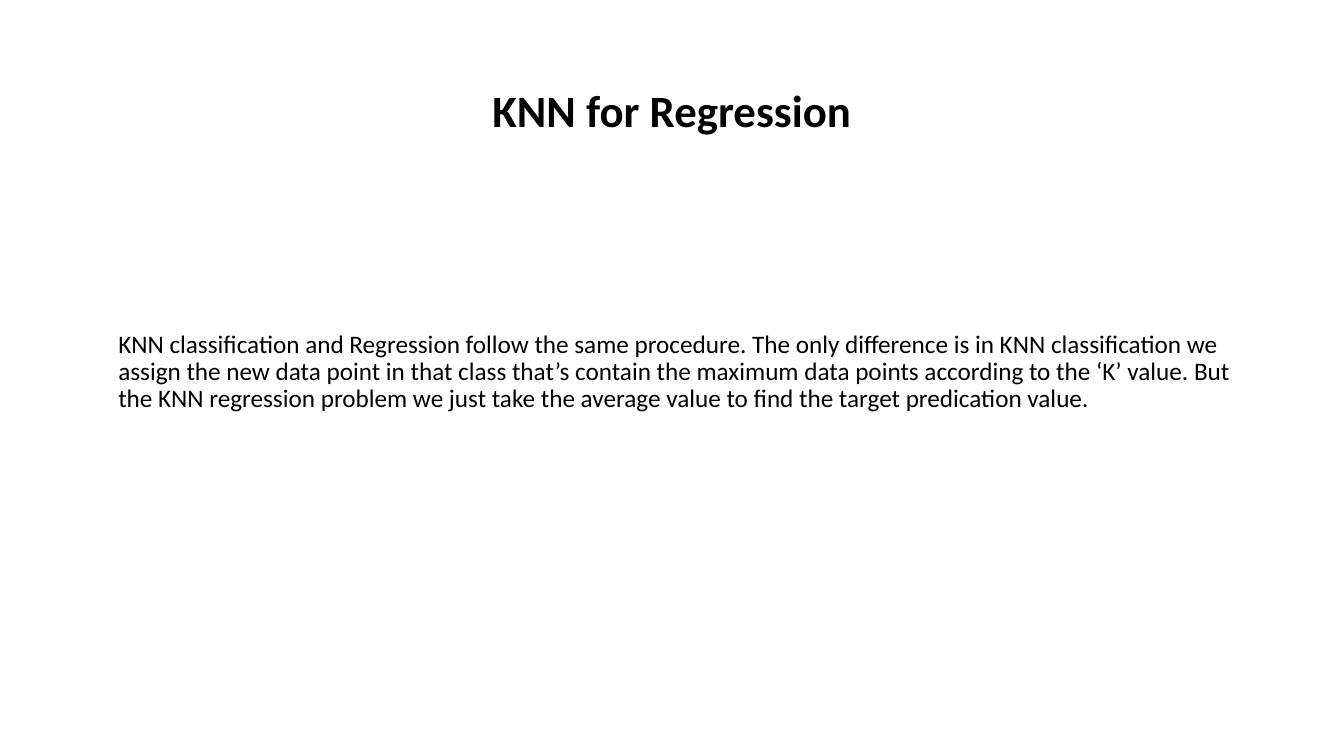
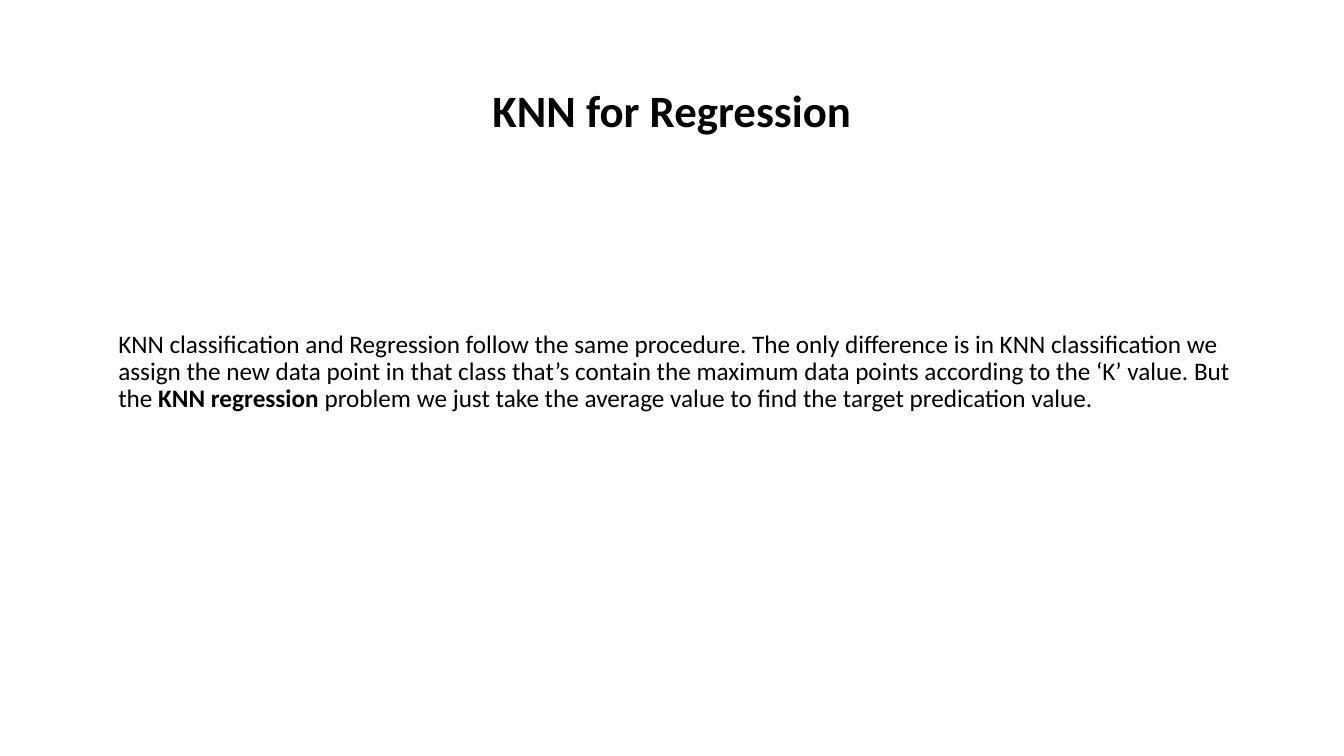
Before and after one commit to alaminbhuyan/ML_DL_AI_Files, a slide deck: slide 11 of ML Algorithm/Classification/KNN/KNN.pptx. Drawn at 1344x756 pixels with LibreOffice and Linux fonts; fonts in the diff are those of the drawing. Boxes give left, top, right and bottom in pixels: in the first picture for what was removed or moved away, otherwise in the second. Text is boxed around its words. In the diff, an @@ line names an element or a change of style, - is before the commit and + after.

```diff
--- a/ML Algorithm/Classification/KNN/KNN.pptx
+++ b/ML Algorithm/Classification/KNN/KNN.pptx
@@ text "KNN classification and Regression follow ..." at [118, 335, 1229, 412]: bold on in "KNN regression" @@
```
Also in this commit, not shown: 7 other slides changed, 22 other files.
